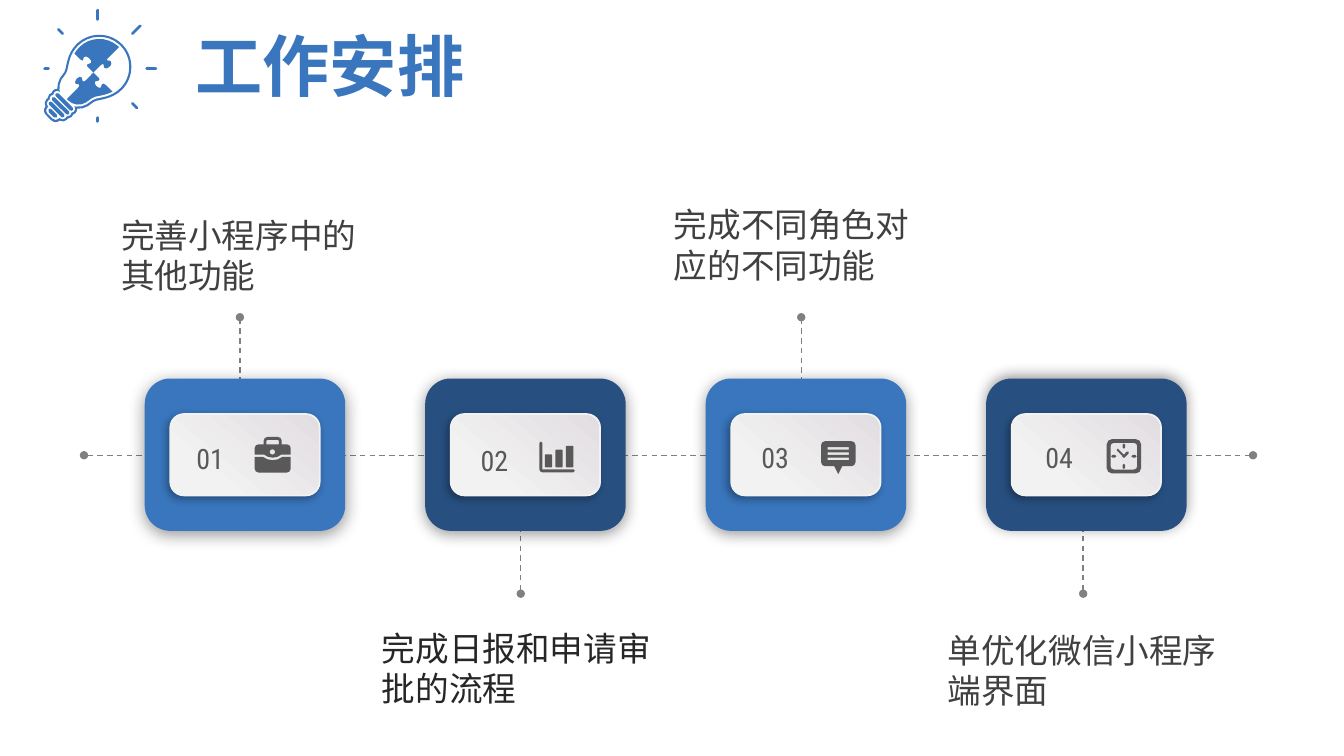
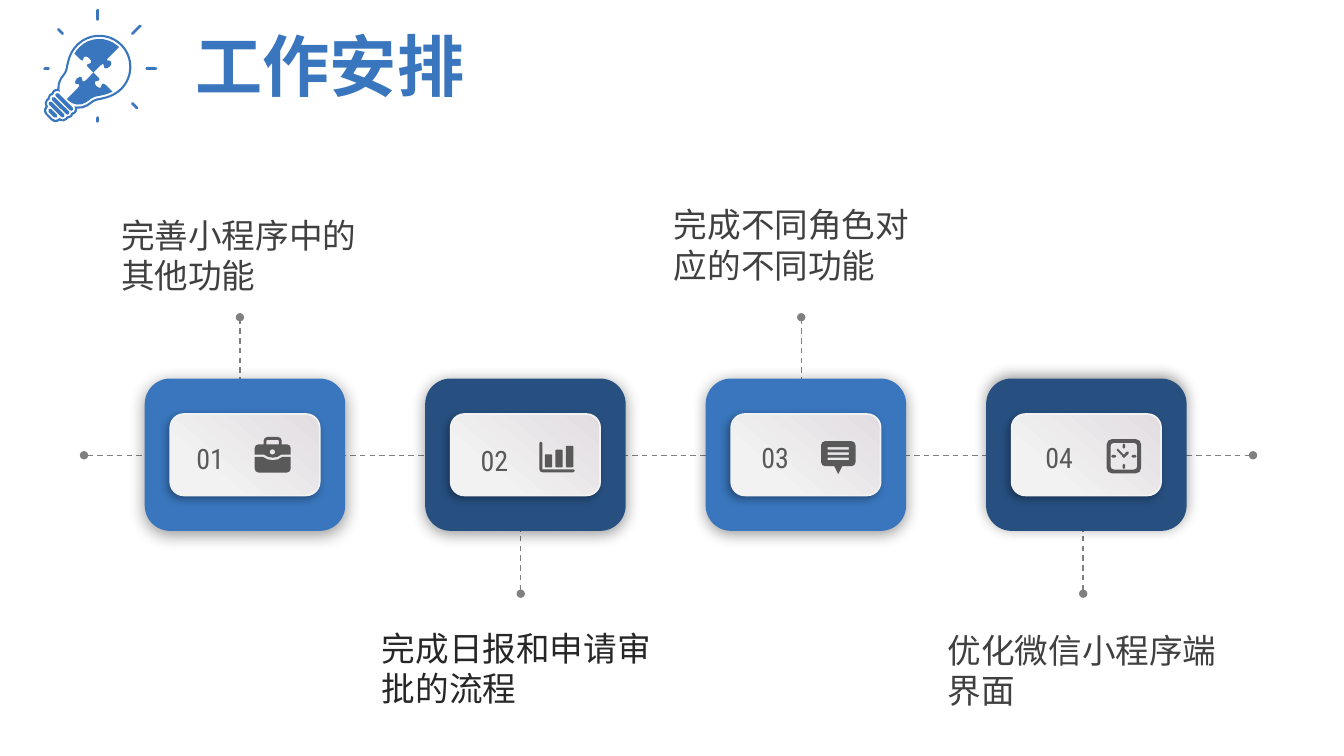
Before and after one commit to HolyShiftt/school, a slide deck: slide 24 of document/中期答辩.pptx (slide 19 before the commit). Drawn at 1344x756 pixels with LibreOffice and Linux fonts; fonts in the diff are those of the drawing. Boxes give left, top, right and bottom in pixels: in the first picture for what was removed or moved away, otherwise in the second. Text is boxed around its words. In the diff, an @@ line names an element or a change of style, - is before the commit and + after.

```diff
--- a/document/中期答辩.pptx
+++ b/document/中期答辩.pptx
@@ text at box(948, 634, 1217, 706): text changed @@
-单优化微信小程序端界面
+优化微信小程序端界面
```
Also in this commit, not shown: 5 slides added, 2 other files.
